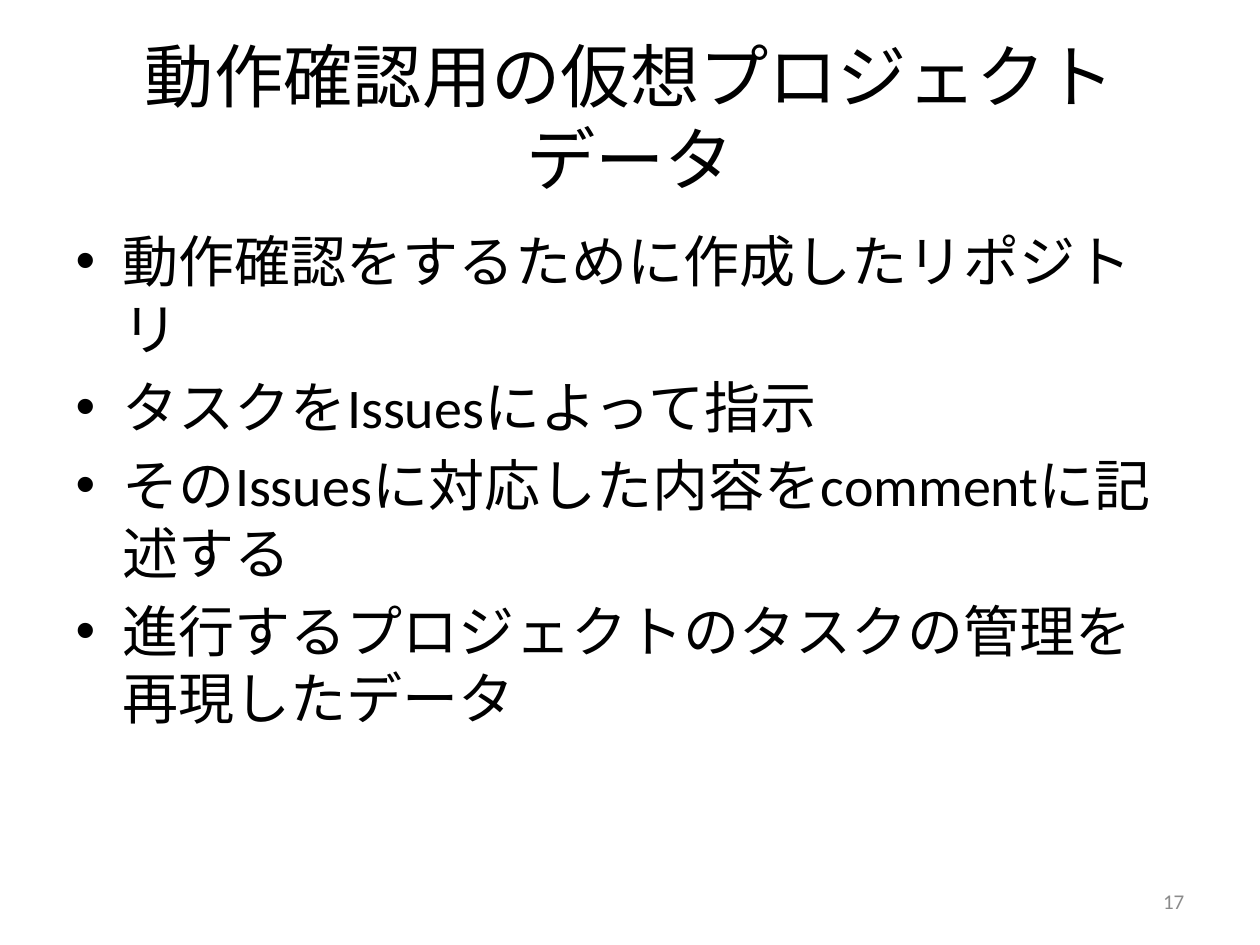
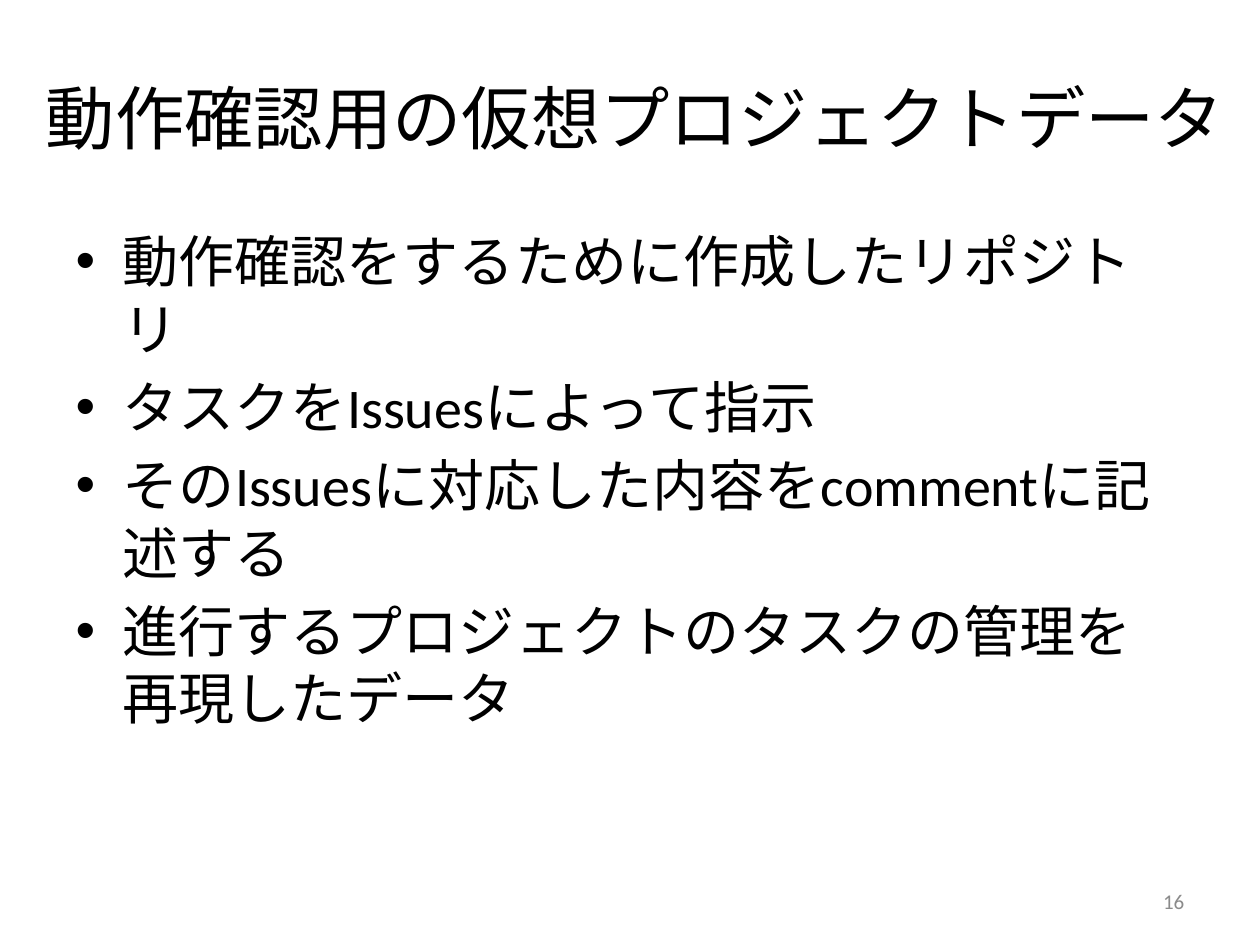
Before and after one commit to keimatsui/kadai, a slide deck: slide 16 of 卒業論文/2012/工藤亮/卒論発表（工藤）.pptx (slide 17 before the commit). Drawn at 1260x945 pixels with LibreOffice and Linux fonts; fonts in the diff are those of the drawing. Boxes give left, top, right and bottom in pixels: in the first picture for what was removed or moved away, otherwise in the second. Text is boxed around its words. In the diff, an @@ line names an element or a change of style, - is before the commit and + after.

```diff
--- a/卒業論文/2012/工藤亮/卒論発表（工藤）.pptx
+++ b/卒業論文/2012/工藤亮/卒論発表（工藤）.pptx
@@ title "動作確認用の仮想プロジェクトデータ" rewrapped from [145,44,1115,189] to [46,85,1224,150] @@
@@ page number at [1163,895,1184,909]: text changed @@
-17
+16
```
Also in this commit, not shown: 19 other slides changed, 2 slides added, 1 slide removed.
